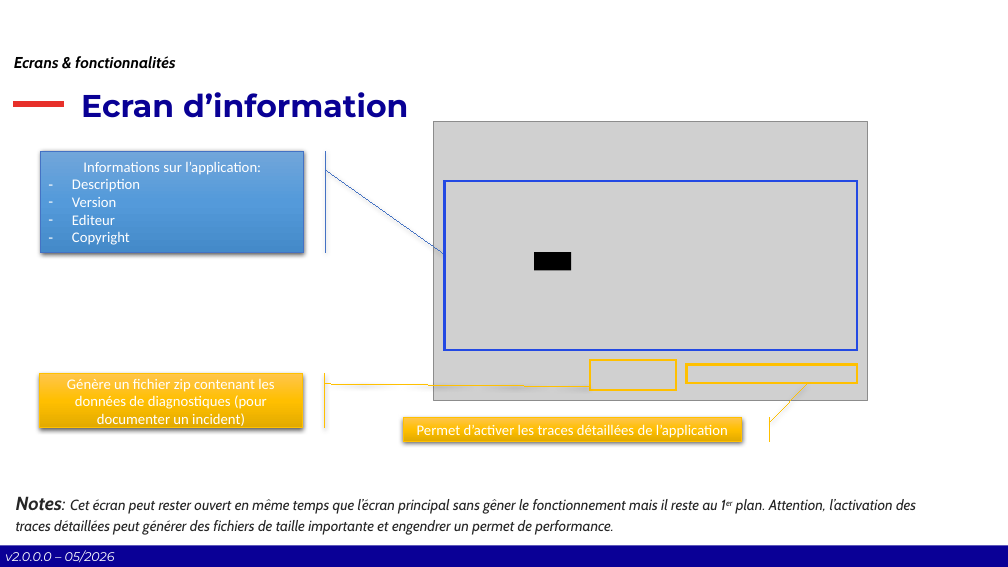
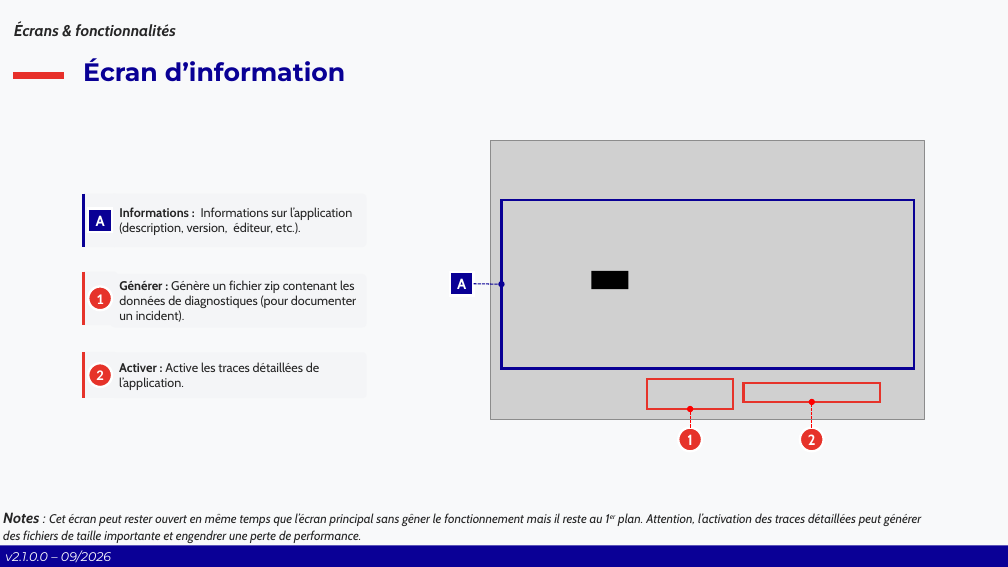
Before and after one commit to Comite-Rhone-Judo/PublicationSuiviCompetition, a slide deck: slide 36 of AppPublication/Documentation/PublicationSuiviCompetition - Manuel d'utilisation.pptx (slide 35 before the commit). Drawn at 1008x567 pixels with LibreOffice and Linux fonts; fonts in the diff are those of the drawing; grey boxes stand for pictures; background and template pictures are left out. Boxes give left, top, right and bottom in pixels: in the first picture for what was removed or moved away, otherwise in the second. Text is boxed around its words. In the diff, an @@ line names an element or a change of style, - is before the commit and + after.

Commit message:
Tri phases + ordre XML, corrections XAML & ergonomie
- Ajout du tri des phases et de l'attribut "ordre" dans l'export XML (ExportXML.cs, Phase.cs, ConstantXML.cs)
- Mise à jour de l'XSLT avancement_site.xslt pour affichage ordonné et ergonomique des phases
- Harmonisation des libellés, info-bulles et textes dans les vues XAML (cohérence typographique, accents, espaces)
- Correction de l'auto-refresh JS pour éviter le rechargement intempestif
- Ajustement de la hauteur de RechercheServer.xaml
- Uniformisation des boutons "OK" dans les dialogues

```diff
--- a/AppPublication/Documentation/PublicationSuiviCompetition - Manuel d'utilisation.pptx
+++ b/AppPublication/Documentation/PublicationSuiviCompetition - Manuel d'utilisation.pptx
@@ background #FFFFFF to #F8F9FA @@
@@ text at box(14, 23, 175, 36): text changed; text colour #000000 to #262626 @@
-Ecrans & fonctionnalités
+Écrans & fonctionnalités
@@ title at box(83, 58, 345, 82): text changed; size 30 to 24 pt @@
-Ecran d’information
+Écran d’information
@@ title "Écran d’information" at box(83, 58, 345, 82): vertical alignment bottom to middle @@
@@ line moved from (14, 104) - (64, 104) to (14, 76) - (64, 76) @@
@@ rectangle removed at box(227, 116, 782, 450) @@
@@ text "Informations : Informations sur l’application ...": place and size @@
-text "Informations : Informations sur l’application ..." at box(41, 151, 304, 253)
+text "Informations : Informations sur l’application ..." at box(119, 207, 352, 235)
@@ text "Informations : Informations sur l’application ..." at box(119, 207, 352, 235): fill gradient #71A6DB to #559BDB to #448ACA to none; outline #4472C4 0.75 pt to none; shadow off @@
@@ text at box(119, 207, 352, 235): text changed; size 14 to 12 pt; font Calibri to Cabin; text colour #FFFFFF to #262626 @@
-Informations sur l’application:
-– Description
-– Version
-– Editeur
-– Copyright
+Informations : Informations sur l’application (description, version, éditeur, etc.).
@@ rectangle at box(501, 200, 914, 368): outline #2349E3 2.25 pt to #090095 2.25 pt @@
@@ group added at box(83, 194, 319, 399): 3 rounded rectangles, 3 lines, 2 ellipses, 1 rectangle, 1 text @@
+A
+Activer : Active les traces détaillées de l’application.
+2
+1
@@ text "Générer : Génère un fichier ...": place and size @@
-text "Générer : Génère un fichier ..." at box(39, 374, 302, 428)
+text "Générer : Génère un fichier ..." at box(119, 280, 356, 322)
@@ text "Générer : Génère un fichier ..." at box(119, 280, 356, 322): fill gradient #FFC64B to #FFC000 to #E3AB00 to none; outline #FFC000 0.75 pt to none; shadow off @@
@@ text at box(119, 280, 356, 322): text changed; size 14 to 12 pt; font Calibri to Cabin; text colour #FFFFFF to #262626 @@
-Génère un fichier zip contenant les données de diagnostiques (pour documenter un incident)
+Générer : Génère un fichier zip contenant les données de diagnostiques (pour documenter un incident).
@@ 3 rectangles, 1 picture: place and size @@
-3 rectangles, 1 picture at box(434, 122, 868, 402)
+3 rectangles, 1 picture at box(491, 141, 925, 420)
@@ rectangle at box(647, 379, 734, 409): outline #FFC000 2.25 pt to #E6332A 2.25 pt @@
@@ rectangle at box(744, 383, 880, 402): outline #FFC000 2.25 pt to #E6332A 2.25 pt @@
@@ rectangle: place and size @@
-rectangle at box(687, 364, 858, 383)
+rectangle at box(744, 383, 880, 402)
@@ accent border callout removed at box(404, 417, 742, 442) @@
-Permet d’activer les traces détaillées de l’application
@@ group added at box(450, 272, 823, 451): 3 arrows, 2 ellipses, 1 rectangle @@
+A
+1
+2
@@ text at box(3, 512, 921, 543): text changed; size 14 to 12 pt @@
-Notes: Cet écran peut rester ouvert en même temps que l’écran principal sans gêner le fonctionnement mais il reste au 1er plan. Attention, l’activation des traces détaillées peut générer des fichiers de taille importante et engendrer un permet de performance.
+Notes : Cet écran peut rester ouvert en même temps que l’écran principal sans gêner le fonctionnement mais il reste au 1er plan. Attention, l’activation des traces détaillées peut générer des fichiers de taille importante et engendrer une perte de performance.
@@ text at box(5, 550, 111, 563): text changed @@
-v2.0.0.0 – 05/2026
+v2.1.0.0 – 09/2026
```
Also in this commit, not shown: 51 other slides changed, 4 slides added, 1 slide removed, 16 other files.
